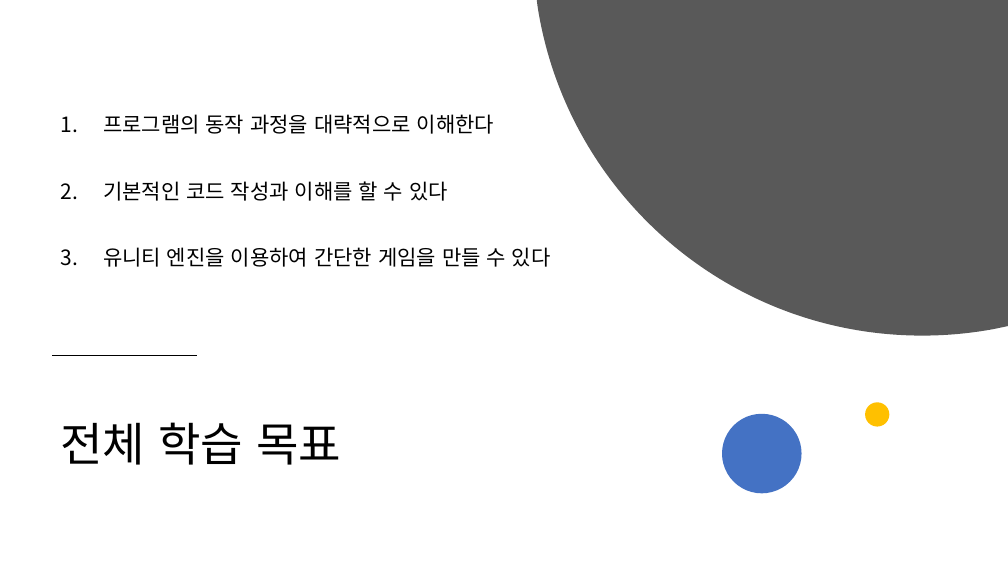
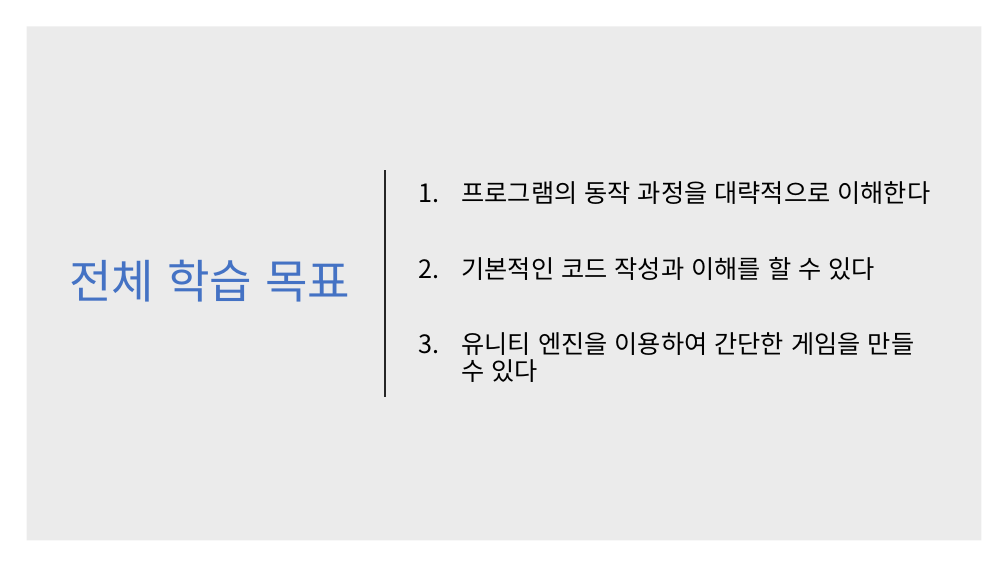
Before and after one commit to kjh99660/Study_powerpoint, a slide deck: slide 2 of c# 스터디 1주 차.pptx. Drawn at 1008x567 pixels with LibreOffice and Linux fonts; fonts in the diff are those of the drawing. Boxes give left, top, right and bottom in pixels: in the first picture for what was removed or moved away, otherwise in the second. Text is boxed around its words. In the diff, an @@ line names an element or a change of style, - is before the commit and + after.

```diff
--- a/c# 스터디 1주 차.pptx
+++ b/c# 스터디 1주 차.pptx
@@ rectangle added at box(26, 26, 982, 541), fill #000000 at 8% opacity @@
@@ freeform shape removed at box(537, 0, 1008, 336) @@
@@ title "전체 학습 목표": place and size @@
-title "전체 학습 목표" at box(60, 422, 341, 465)
+title "전체 학습 목표" at box(69, 259, 350, 302)
@@ title "전체 학습 목표" at box(69, 259, 350, 302): text colour #000000 to #4472C4; alignment left to right @@
@@ text "프로그램의 동작 과정을 대략적으로 이해한다": place and size @@
-text "프로그램의 동작 과정을 대략적으로 이해한다" at box(103, 114, 551, 267)
+text "프로그램의 동작 과정을 대략적으로 이해한다" at box(461, 181, 931, 382)
@@ text "프로그램의 동작 과정을 대략적으로 이해한다" at box(461, 181, 931, 382): size 20 to 24 pt @@
@@ line added from (385, 170) to (385, 397), #262626 1.5 pt @@
@@ line removed from (53, 355) to (197, 355) @@
@@ ellipse removed at box(722, 414, 802, 493) @@
@@ ellipse removed at box(865, 402, 889, 426) @@
```
Also in this commit, not shown: 3 other slides changed, 7 other files.
